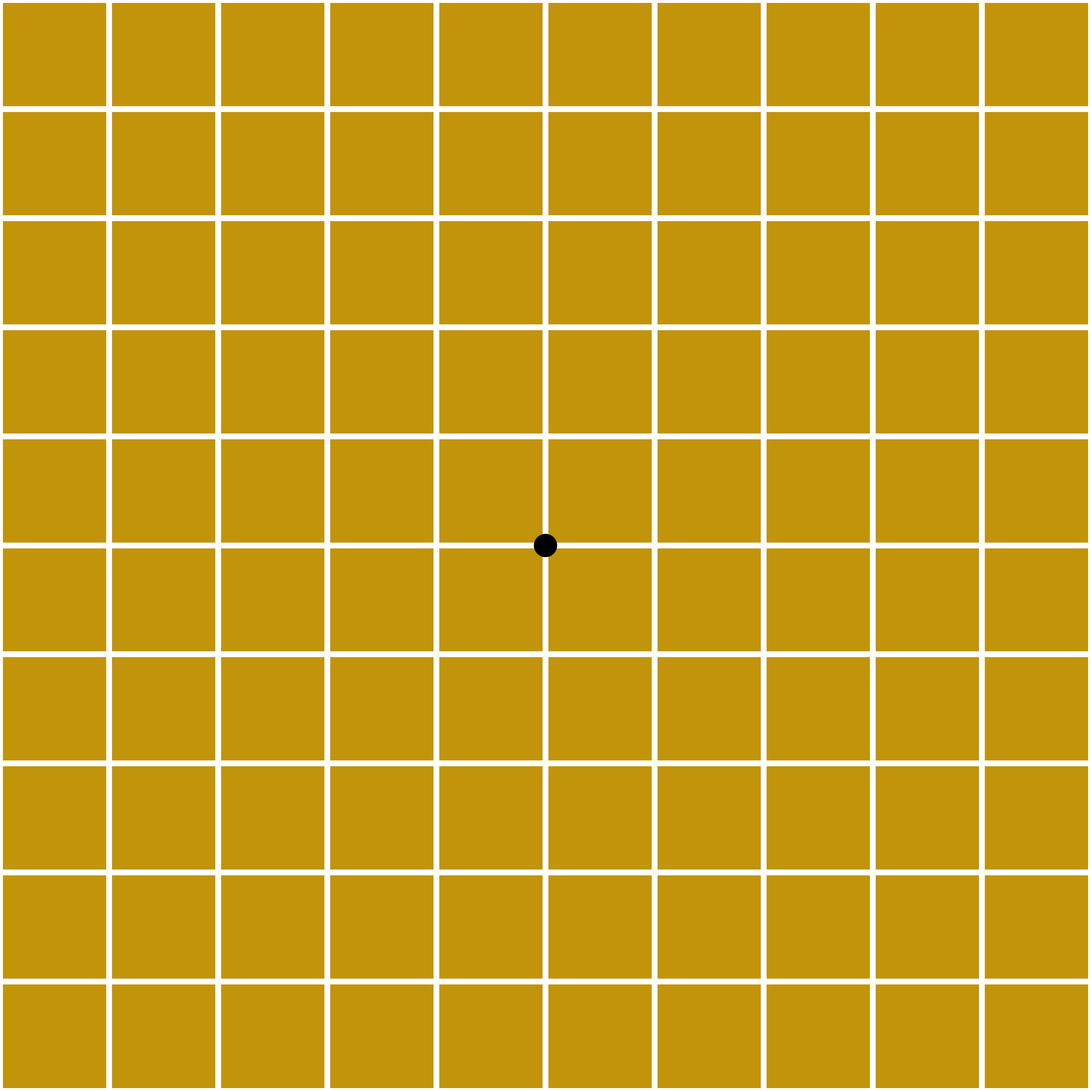
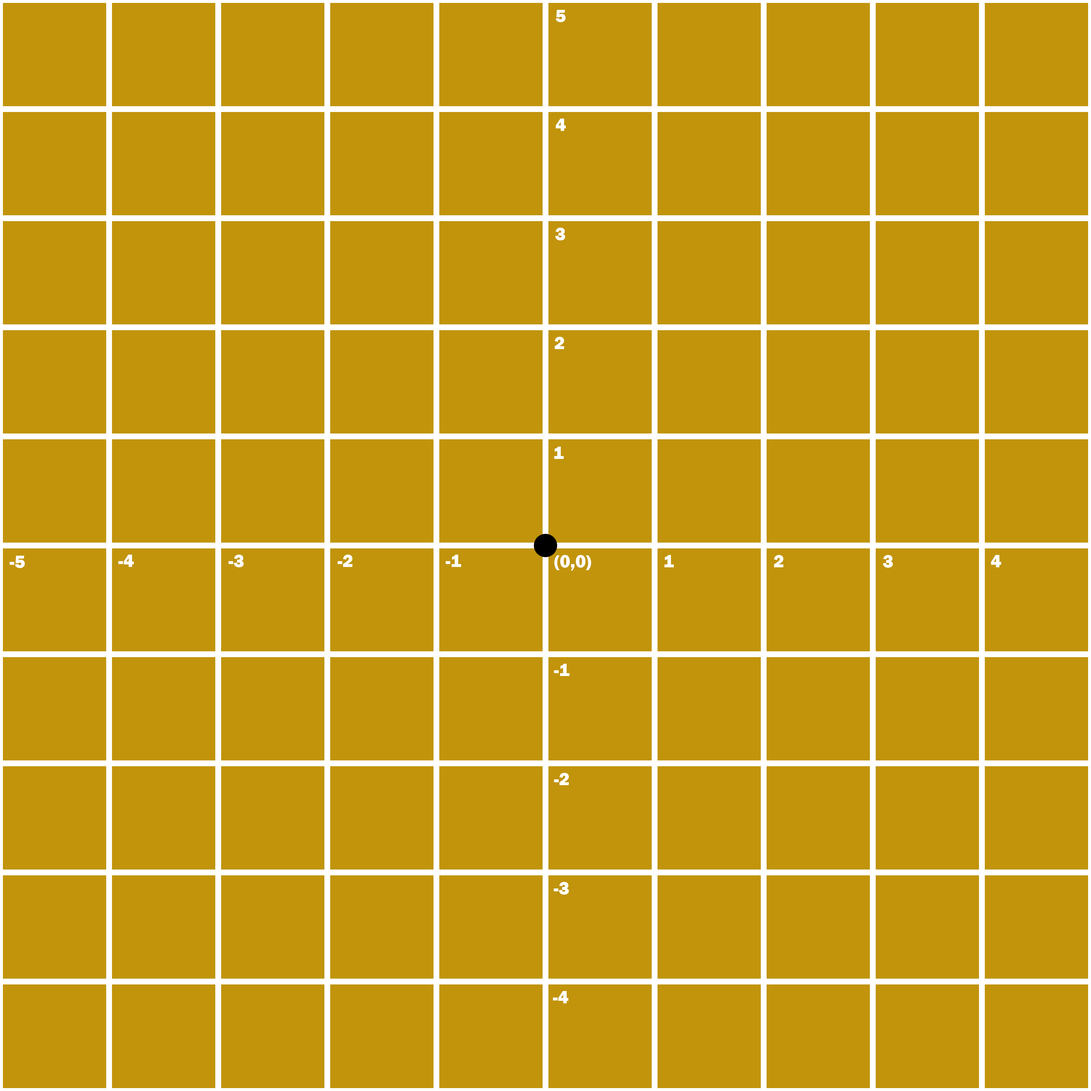
The second 1091 × 1091 image is a revision of the first. Changes to its layers:
added layer "-1" (1st of 2) above "-2" over [554, 663, 570, 677]
added layer "-2" (1st of 2) above "-3" over [554, 773, 570, 786]
added layer "-3" (1st of 2) above "-4" over [553, 882, 570, 896]
added layer "-4" (1st of 2) above "5" over [553, 991, 569, 1004]
added layer "5" above "4" over [555, 9, 567, 23]
added layer "4" (1st of 2) above "3" over [555, 118, 567, 131]
added layer "3" (1st of 2) above "2" over [555, 227, 566, 241]
added layer "2" (1st of 2) above "-1" over [554, 336, 565, 350]
added layer "-1" (2nd of 2) above "-2" over [445, 554, 462, 568]
added layer "-2" (2nd of 2) above "-3" over [337, 554, 353, 568]
added layer "-3" (2nd of 2) above "-5" over [228, 554, 244, 568]
added layer "-5" above "-4" over [9, 555, 26, 569]
added layer "-4" (2nd of 2) above "4" over [118, 554, 134, 568]
added layer "4" (2nd of 2) above "3" over [991, 555, 1002, 568]
added layer "3" (2nd of 2) above "2" over [883, 555, 894, 568]
added layer "2" (2nd of 2) above "1 copia 2" over [774, 555, 785, 568]
added layer "1 copia 2" above "1" over [554, 446, 564, 460]
added layer "1" above "(0,0)" over [664, 555, 675, 568]
added layer "(0,0)" above "Elipse 1" over [554, 555, 592, 571]
